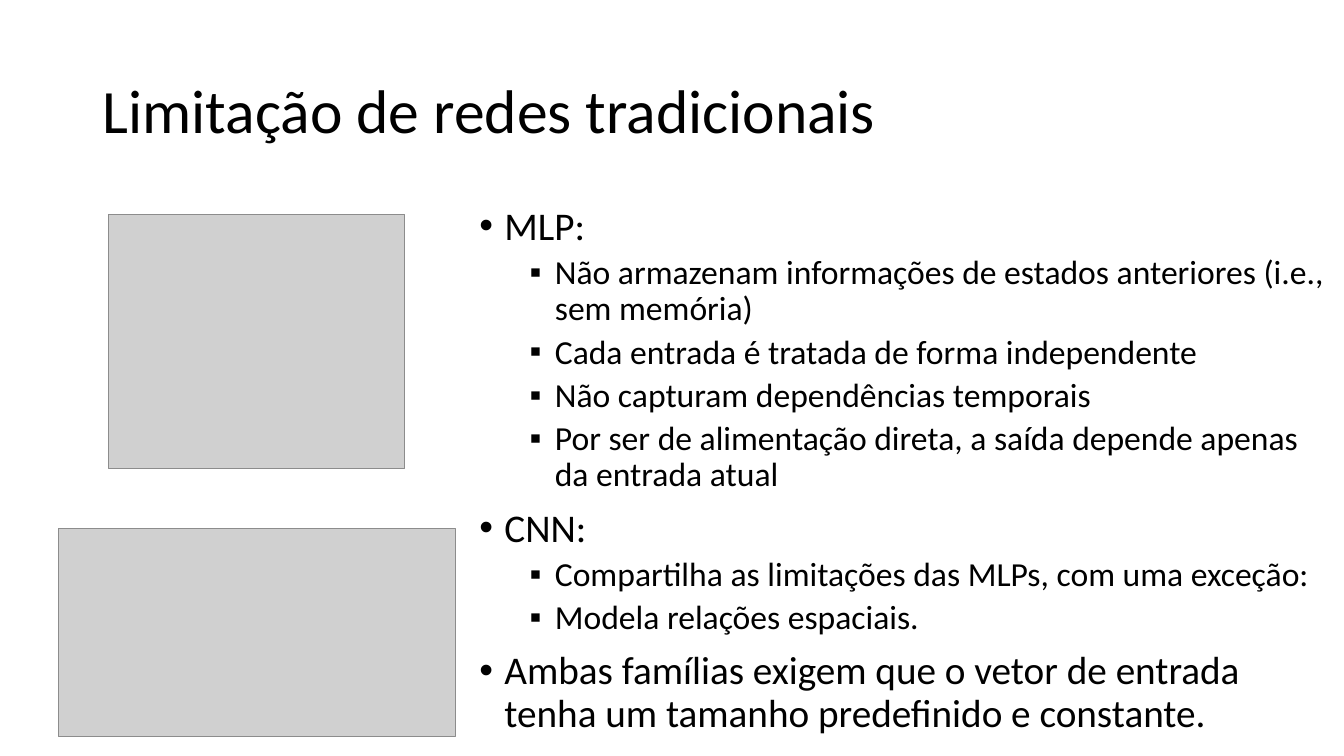
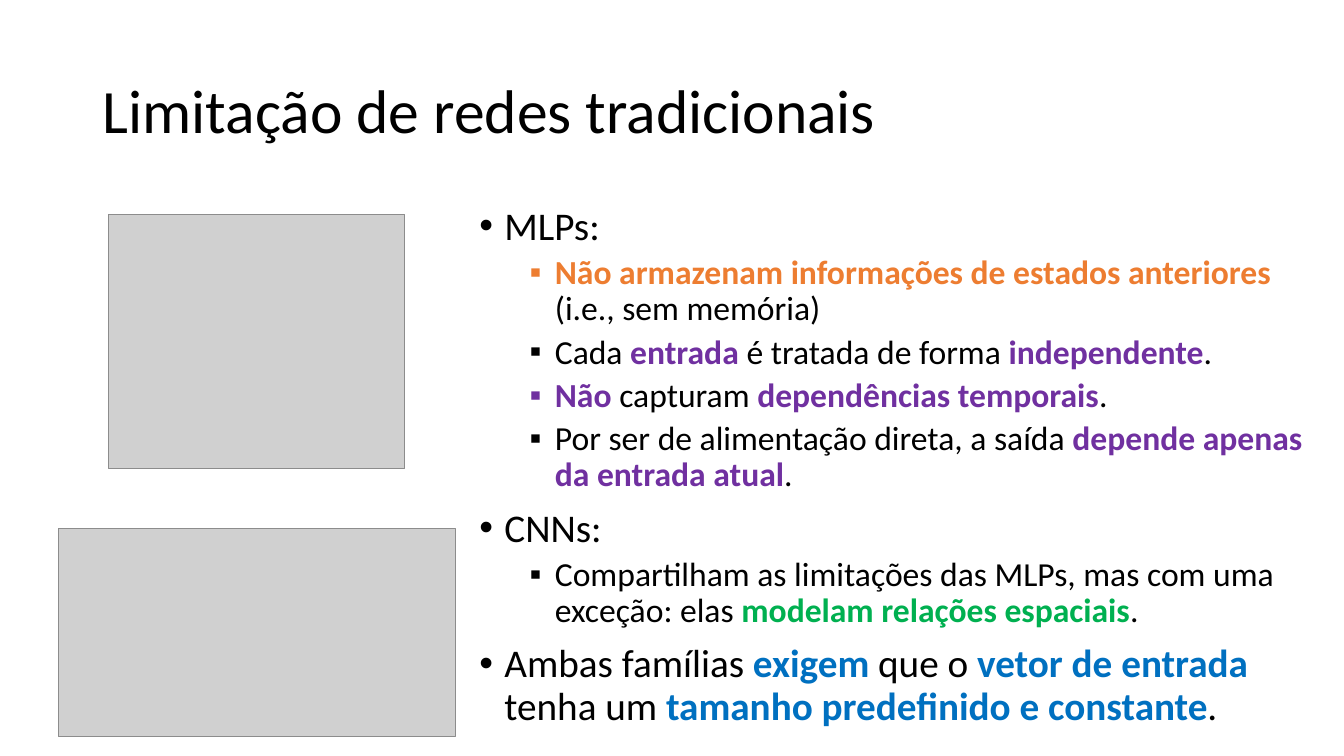
Before and after one commit to zz4fap/c24_inteligencia_artificial, a slide deck: slide 4 of slides/C24_RNN.pptx. Drawn at 1344x756 pixels with LibreOffice and Linux fonts; fonts in the diff are those of the drawing; grey boxes stand for pictures. Boxes give left, top, right and bottom in pixels: in the first picture for what was removed or moved away, otherwise in the second. Text is boxed around its words. In the diff, an @@ line names an element or a change of style, - is before the commit and + after.

Commit message:
update of slides

```diff
--- a/slides/C24_RNN.pptx
+++ b/slides/C24_RNN.pptx
@@ text at bbox=[504, 215, 599, 241]: text changed @@
-• MLP:
+• MLPs:
@@ text at bbox=[504, 260, 1271, 726]: text colour #000000 to #ED7D31 in "Não armazenam informações de estados anteriores"; bold on in "Não armazenam informações de estados anteriores", "exigem vetor de entrada tamanho predefinido e ..."; text colour #000000 to #0070C0 in "exigem vetor de entrada tamanho predefinido e ..." @@
@@ text at bbox=[504, 340, 1302, 628]: text changed @@
-  ▪ Cada entrada é tratada de forma independente
-  ▪ Não capturam dependências temporais
-  ▪ Por ser de alimentação direta, a saída depende apenas da entrada atual
-• CNN:
-  ▪ Compartilha as limitações das MLPs, com uma exceção:
-  ▪ Modela relações espaciais.
+  ▪ Cada entrada é tratada de forma independente.
+  ▪ Não capturam dependências temporais.
+  ▪ Por ser de alimentação direta, a saída depende apenas da entrada atual.
+• CNNs:
+  ▪ Compartilham as limitações das MLPs, mas com uma exceção: elas modelam relações espaciais.
```
Also in this commit, not shown: 13 other slides changed, 10 slides added, 1 slide removed.
